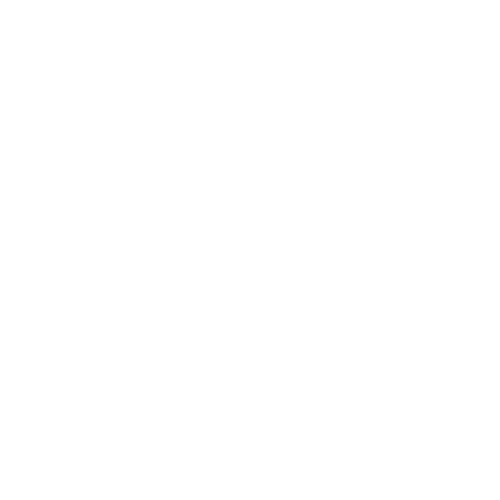
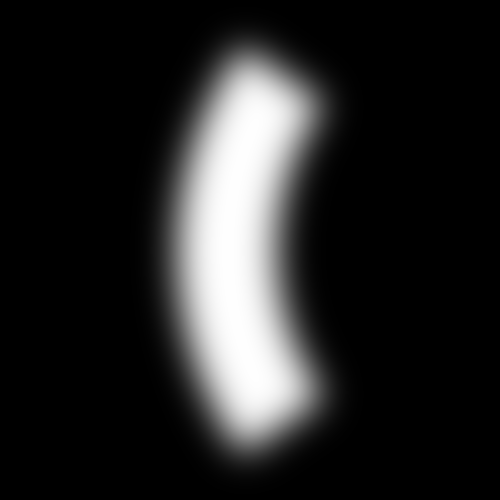
Layer changes from the first w=500, h=500 image to the second:
added layer "Layer 12" above "Layer 11" over [130, 7, 364, 494]
hid "ReticleDirection" over [0, 0, 500, 500]
showed "Background" over [0, 0, 500, 500]
